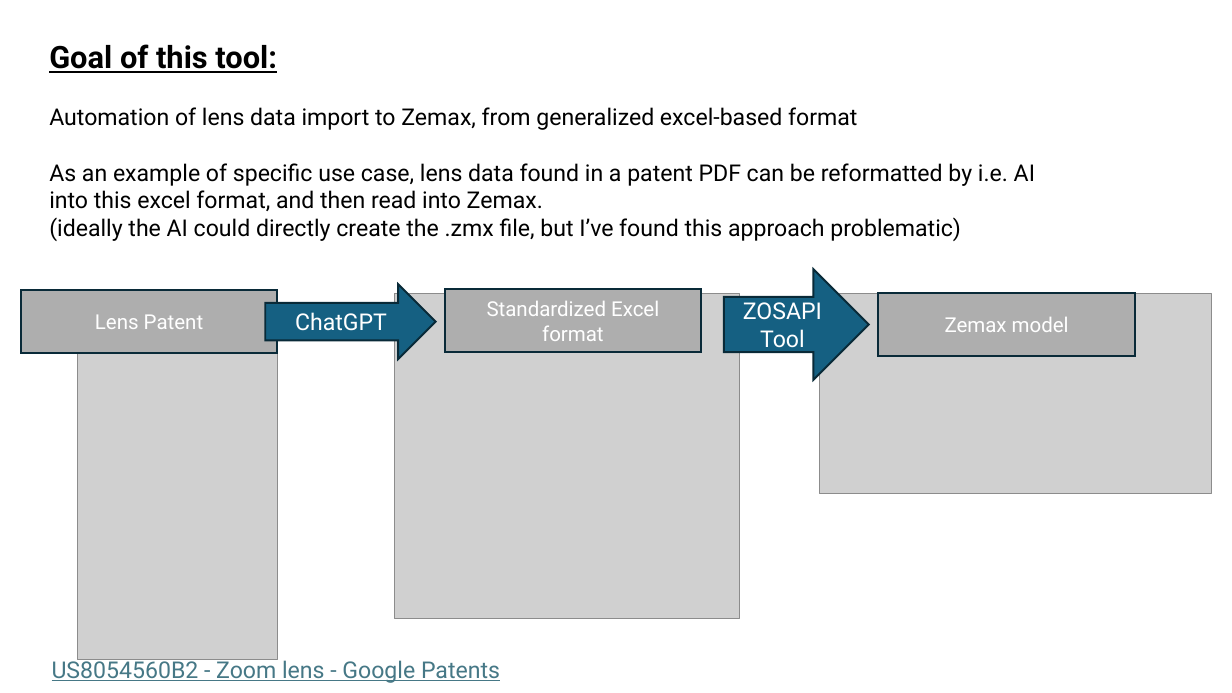
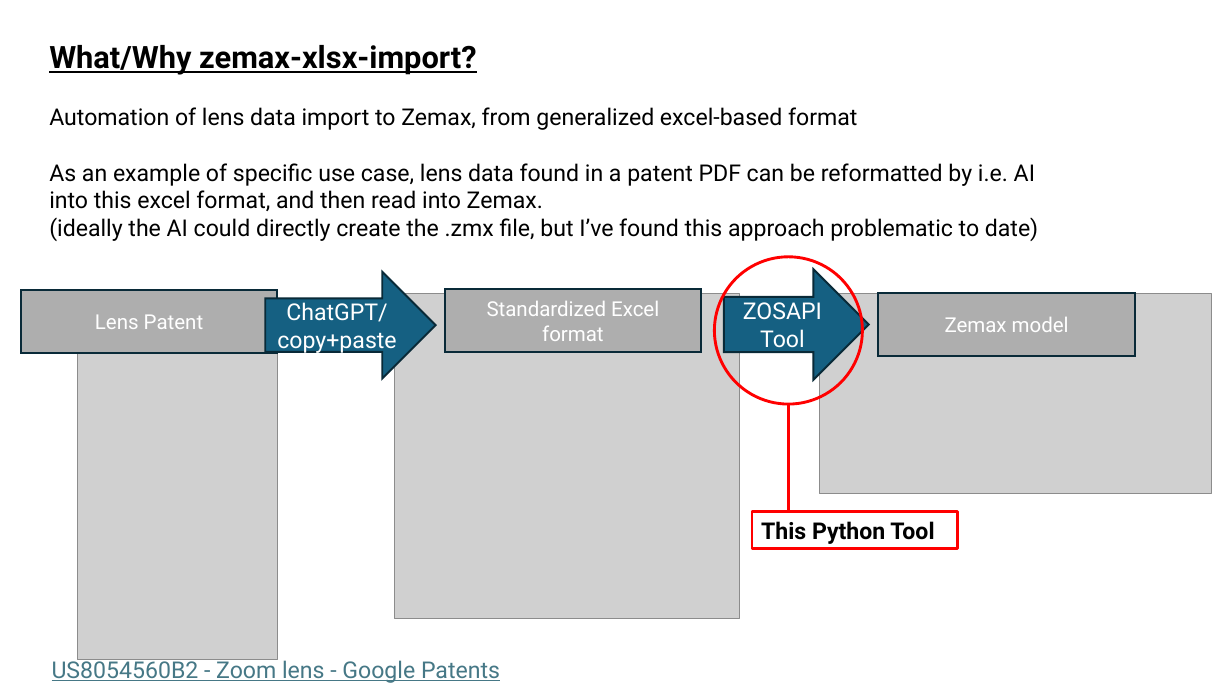
Before and after one commit to ZachDerocher/zemax-xlsx-import, a slide deck: slide 2 of Excel-Format-Guide.pptx. Drawn at 1232x693 pixels with LibreOffice and Linux fonts; fonts in the diff are those of the drawing; grey boxes stand for pictures. Boxes give left, top, right and bottom in pixels: in the first picture for what was removed or moved away, otherwise in the second. Text is boxed around its words. In the diff, an @@ line names an element or a change of style, - is before the commit and + after.

```diff
--- a/Excel-Format-Guide.pptx
+++ b/Excel-Format-Guide.pptx
@@ text at [49, 45, 476, 75]: text changed @@
-Goal of this tool:
+What/Why zemax-xlsx-import?
@@ text at [49, 217, 1038, 241]: text changed @@
-(ideally the AI could directly create the .zmx file, but I’ve found this approach problematic)
+(ideally the AI could directly create the .zmx file, but I’ve found this approach problematic to date)
@@ ellipse added at [714, 257, 862, 404], outline #FF0000 2.25 pt @@
@@ right arrow "ChatGPT/ copy+paste": place and size @@
-right arrow "ChatGPT/ copy+paste" at [265, 285, 435, 360]
+right arrow "ChatGPT/ copy+paste" at [265, 272, 435, 379]
@@ text in right arrow at [277, 302, 396, 353]: text changed @@
-ChatGPT
+ChatGPT/
+copy+paste
@@ line added from (788, 404) to (788, 514), #FF0000 2.25 pt @@
@@ rectangle added at [752, 512, 958, 549], outline #FF0000 2.25 pt, 18 pt, text #000000, bold @@
+This Python Tool
```
Also in this commit, not shown: 1 other file.
